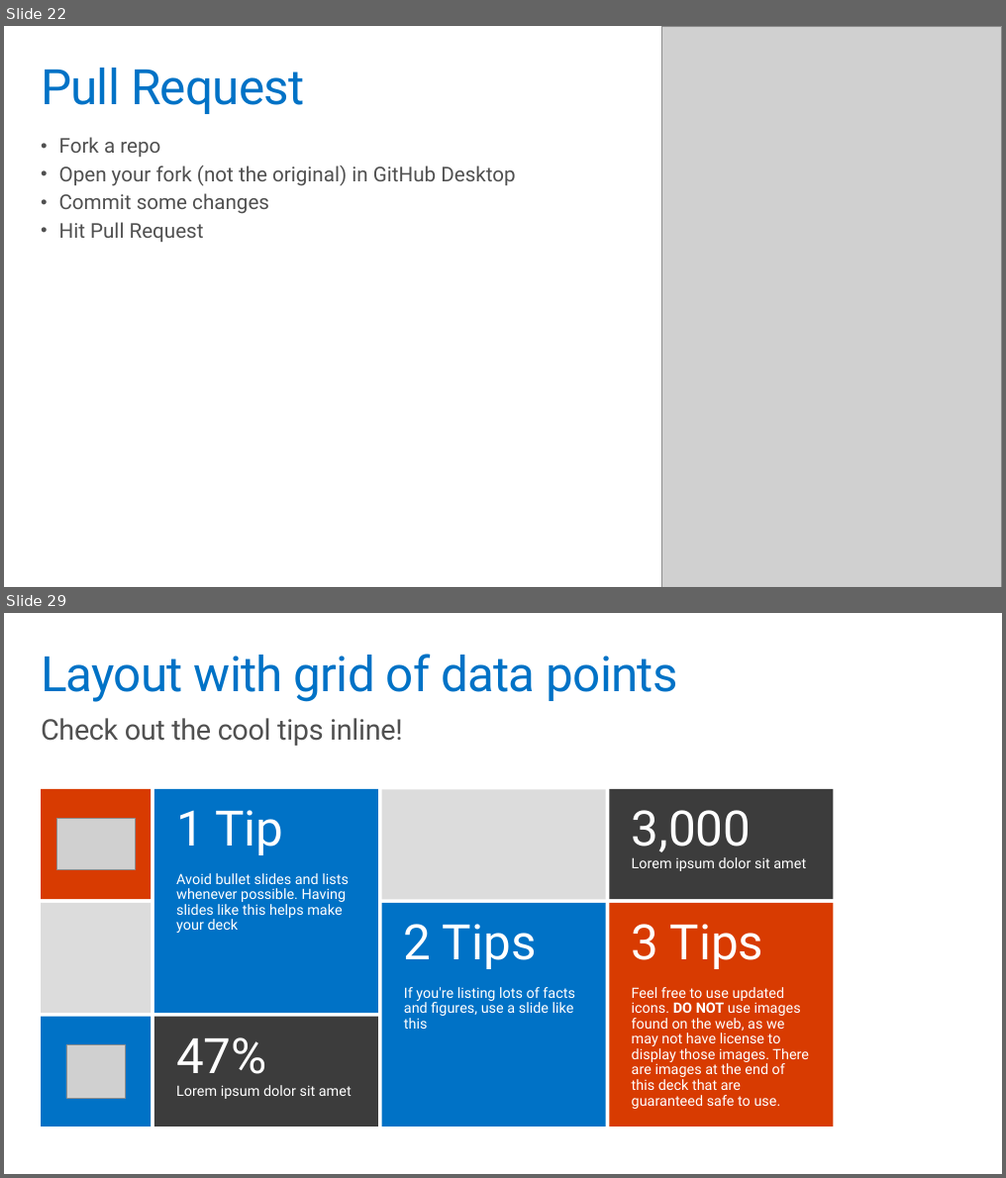
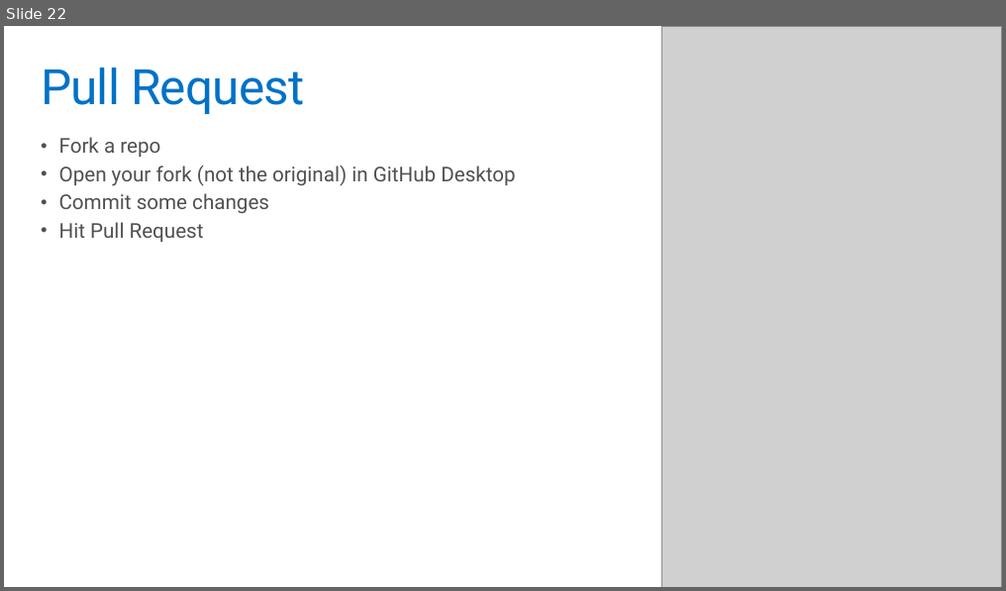
Before and after one commit to codefoster/gh-ms-mva, a slide deck: slides/m3.pptx. Shown one above the other, each under a label of ours: slides 22 and 29 before the commit, slide 22 after it; the slides between them are not shown. The pictures are 1006x1178 and 1006x591 pixels, drawn with LibreOffice and Linux fonts; fonts in the diff are those of the drawing; grey boxes stand for pictures. Boxes give left, top, right and bottom in pixels: in the first picture for what was removed or moved away, otherwise in the second. Text is boxed around its words. In the diff, an @@ line names an element or a change of style, - is before the commit and + after.

```diff
--- a/slides/m3.pptx
+++ b/slides/m3.pptx
@@ slide 29 removed at box(4, 613, 1002, 1174), background #FFFFFF @@
@@ title removed at box(41, 654, 678, 702) @@
-Layout with grid of data points
@@ text removed at box(41, 718, 403, 746) @@
-Check out the cool tips inline!
@@ rectangle removed at box(41, 789, 151, 899) @@
@@ rectangle removed at box(154, 789, 378, 1013) @@
-1 Tip
-Avoid bullet slides and lists whenever possible. Having slides like this helps make your deck
@@ rectangle removed at box(382, 790, 606, 900) @@
@@ rectangle removed at box(609, 789, 834, 899) @@
-3,000
-Lorem ipsum dolor sit amet
@@ picture removed at box(56, 819, 136, 869) @@
@@ rectangle removed at box(41, 903, 151, 1013) @@
@@ rectangle removed at box(382, 903, 606, 1127) @@
-2 Tips
-If you're listing lots of facts and figures, use a slide like this
@@ rectangle removed at box(609, 903, 834, 1127) @@
-3 Tips
-Feel free to use updated icons. DO NOT use images found on the web, as we may not have license to display those images. There are images at the end of this deck that are guaranteed safe to use.
@@ rectangle removed at box(41, 1017, 151, 1127) @@
@@ rectangle removed at box(154, 1017, 378, 1127) @@
-47%
-Lorem ipsum dolor sit amet
@@ picture removed at box(66, 1046, 125, 1098) @@
```
Also in this commit, not shown: 7 slides changed, 19 other slides removed, 2 other files.
